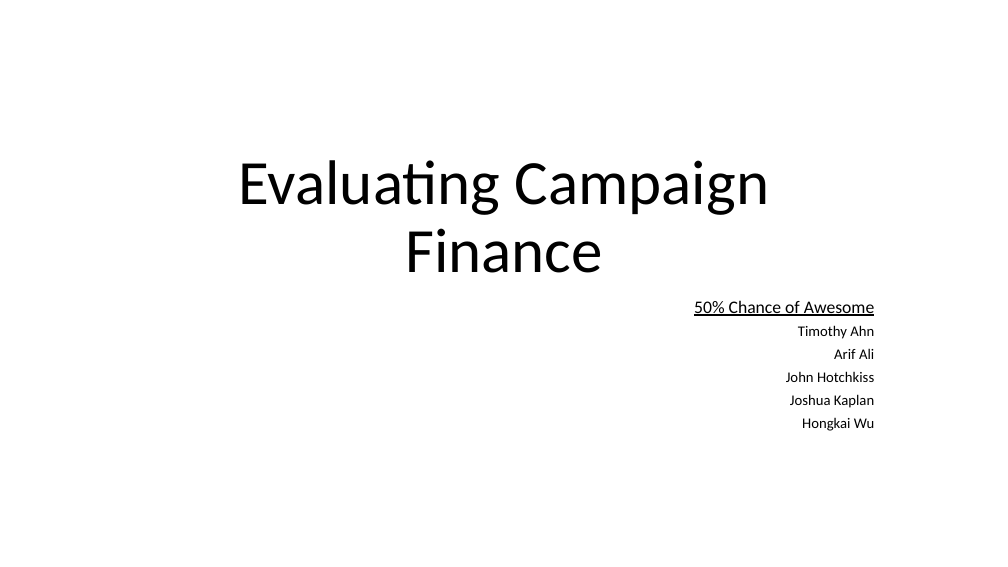
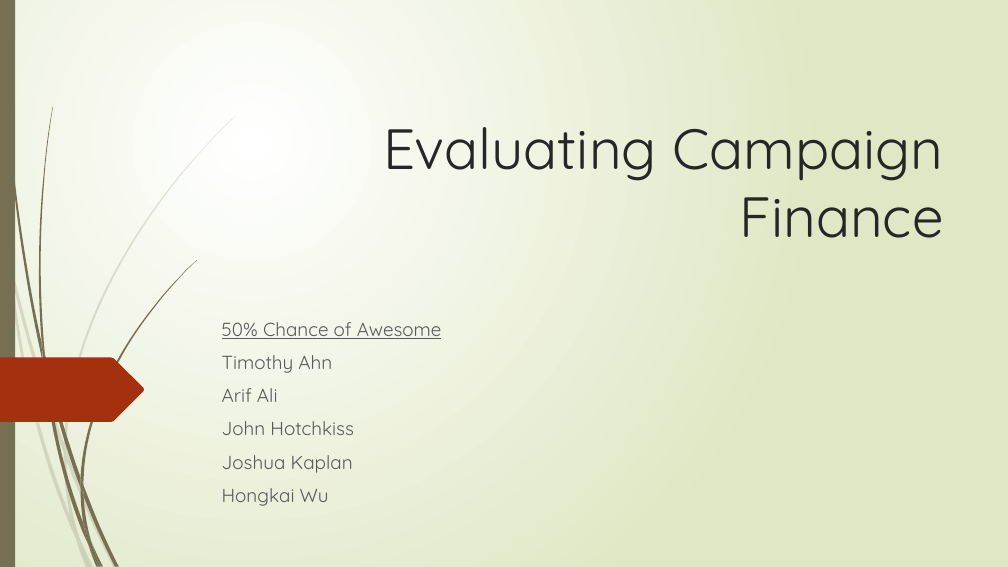
Before and after one commit to arifyali/50-percent-Chance-of-Awesome, a slide deck: slide 1 of Combined Slidedeck.pptx. Drawn at 1008x567 pixels with LibreOffice and Linux fonts; fonts in the diff are those of the drawing. Boxes give left, top, right and bottom in pixels: in the first picture for what was removed or moved away, otherwise in the second. Text is boxed around its words. In the diff, an @@ line names an element or a change of style, - is before the commit and + after.

```diff
--- a/Combined Slidedeck.pptx
+++ b/Combined Slidedeck.pptx
@@ background #FFFFFF to gradient #FFFFFF to #DFE8C4 @@
@@ rectangle added at box(0, 0, 15, 567), fill #766F54 @@
@@ title "Evaluating Campaign Finance": place and size @@
-title "Evaluating Campaign Finance" at box(239, 160, 769, 273)
+title "Evaluating Campaign Finance" at box(383, 127, 944, 238)
@@ title "Evaluating Campaign Finance" at box(383, 127, 944, 238): size 60 to 54 pt, font Calibri to Quicksand, text colour #000000 to #262626; alignment centre to right; line spacing 0.9 to 1 @@
@@ subtitle "50% Chance of Awesome": place and size @@
-subtitle "50% Chance of Awesome" at box(694, 300, 875, 431)
+subtitle "50% Chance of Awesome" at box(222, 322, 442, 506)
@@ subtitle "50% Chance of Awesome" at box(222, 322, 442, 506): size 16.8 to 18 pt in "50% Chance of Awesome"; font Calibri to Quicksand, text colour #000000 to #595959; size 14 to 18 pt in "Timothy Ahn", "Arif Ali", "John Hotchkiss", "Joshua Kaplan" and 1 more places; alignment right to left; line spacing 0.7 to 1 @@
@@ freeform shape added at box(0, 358, 144, 422), fill #A53010 @@
@@ group added at box(0, 116, 236, 567): 10 freeform shapes @@
@@ group added at box(2, 0, 197, 567): 12 freeform shapes @@
```
Also in this commit, not shown: 27 other slides changed, 8 other files.
